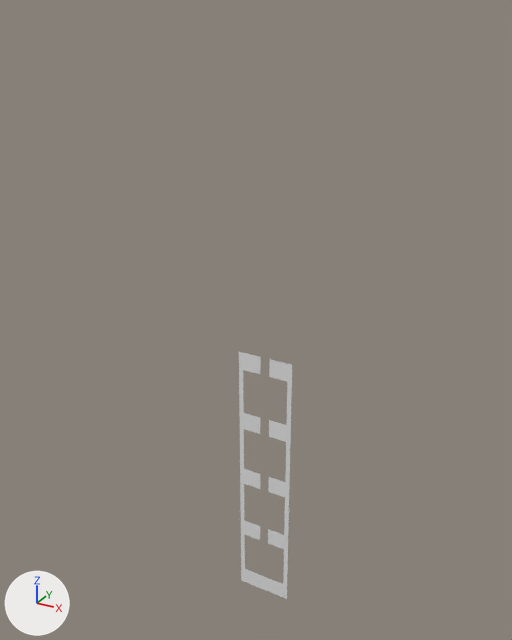
A saved change to the OBJ model Assets/Tiled2Unity/Meshes/tutorial_room.obj.
One viewpoint serves both versions: a camera (50 mm lens) standing at (737.0, -1778.0, 53.0) and looking at (-266.0, 45.0, -858.0). Every picture has the same lights, and +X, +Y and +Z are marked at lower left. Where no turn or scale is listed for an object, it has been applied to the vertices.

Objects in the first picture: 'tutorial_room'.
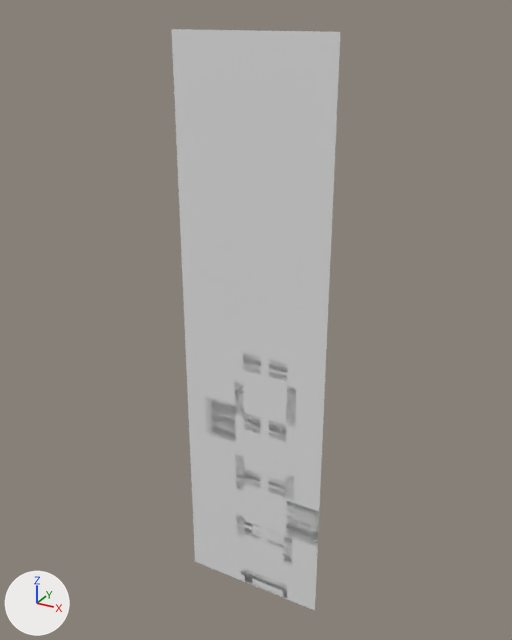
Where the change shows, as pixel boxes [x1, y1, x2, y2] in the pictures (512 x 640 px):
'tutorial_room', reshaped (217% wider, 135% taller)
    before: [239, 352, 292, 599]
    after: [171, 29, 341, 610]
part 1 of me_tutorial_room, added
    after: [171, 29, 341, 610]

Edits to the bpy script that builds the scene:
```text
Change me_tutorial_room:
    used by ob_tutorial_room; location = (0.0, 0.0, 0.0)
    remove me_tutorial_room.from_pydata(...)  # 314 vertices, 156 faces; spans x -304.0..-112.0, y 0.0, z -1920.0..-960.0
    add me_tutorial_room.from_pydata(...)  # 4051 vertices, 3926 faces; spans x -512.0..0.0, y 0.0, z -1920.0..0.0
    me_tutorial_room part 1: 3737 vertices added at x -512.0..0.0, y 0.0, z -1920.0..0.0
```
